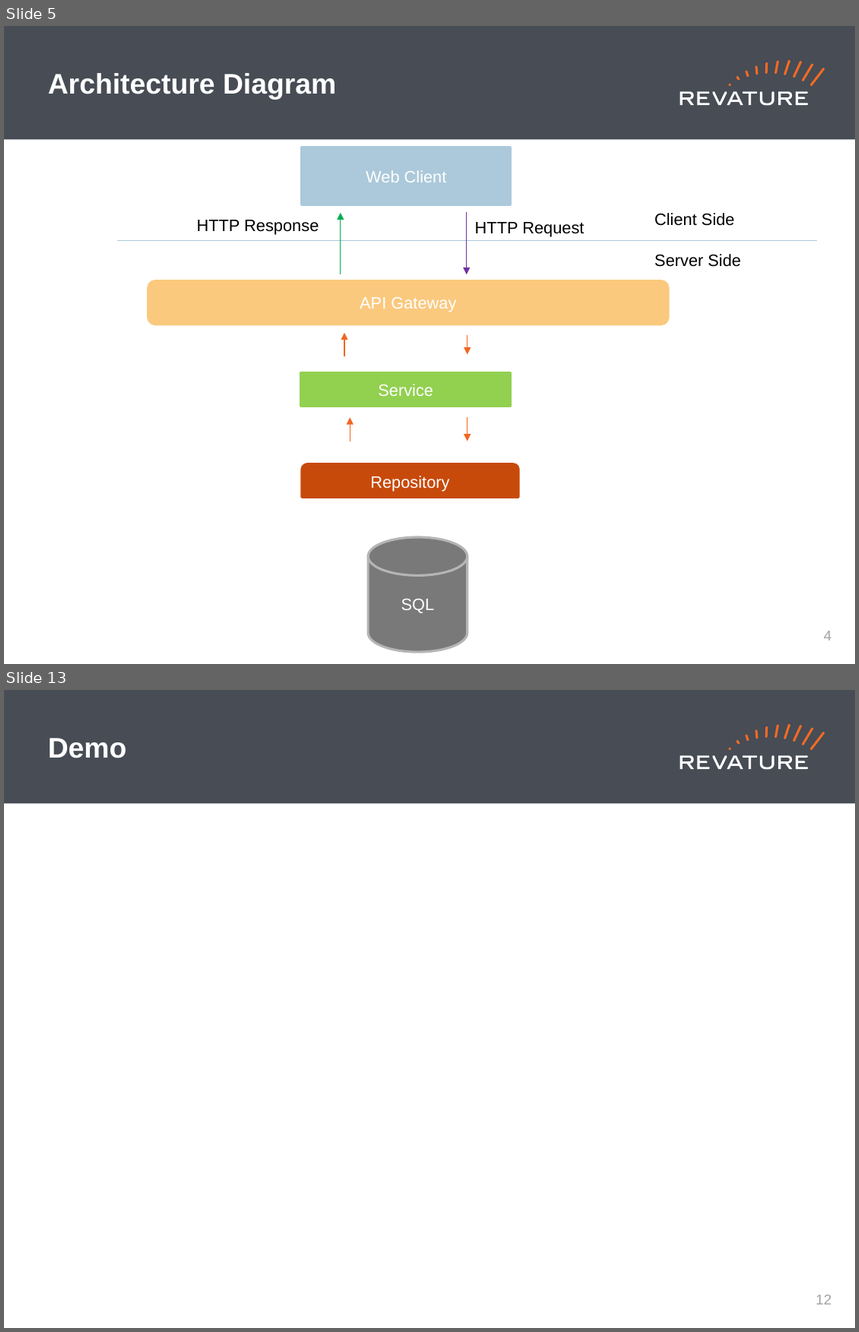
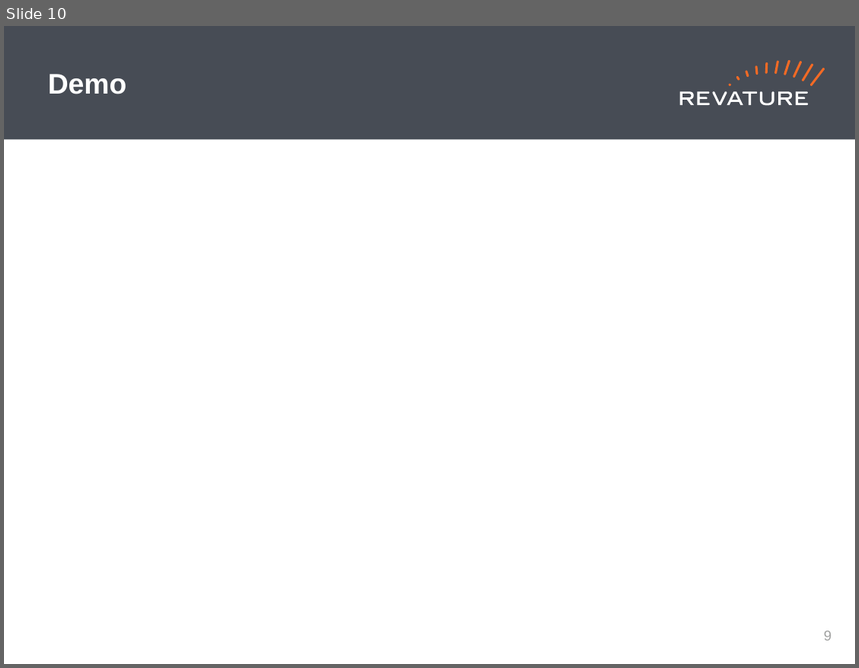
Before and after one commit to DavidKaza/skybank, a slide deck: Revature_PPT_Template (1).pptx. Shown one above the other, each under a label of ours: slides 5 and 13 before the commit, slide 10 after it; the slides between them are not shown. The pictures are 859x1332 and 859x668 pixels, drawn with LibreOffice and Linux fonts; fonts in the diff are those of the drawing. Boxes give left, top, right and bottom in pixels: in the first picture for what was removed or moved away, otherwise in the second. Text is boxed around its words. In the diff, an @@ line names an element or a change of style, - is before the commit and + after.

```diff
--- a/Revature_PPT_Template (1).pptx
+++ b/Revature_PPT_Template (1).pptx
@@ slide 5 removed at [4,26,855,664], background #FFFFFF; not listed: 19 template elements that a slide beside it also shows @@
@@ title removed at [48,73,336,99] @@
-Architecture Diagram
@@ rectangle removed at [302,148,510,205] @@
-Web Client
@@ text removed at [197,220,319,235] @@
-HTTP Response
@@ arrow removed from (340, 275) to (340, 212) @@
@@ arrow removed from (467, 212) to (467, 275) @@
@@ text removed at [475,222,584,237] @@
-HTTP Request
@@ text removed at [655,213,735,226] @@
-Client Side
@@ line removed from (117, 240) to (818, 240) @@
@@ text removed at [655,254,741,267] @@
-Server Side
@@ rounded rectangle removed at [148,281,668,325] @@
-API Gateway
@@ arrow removed from (344, 357) to (344, 333) @@
@@ arrow removed from (467, 335) to (467, 354) @@
@@ rectangle removed at [301,373,510,407] @@
-Service
@@ arrow removed from (350, 442) to (350, 417) @@
@@ arrow removed from (467, 417) to (467, 442) @@
@@ round same rect removed at [302,465,519,497] @@
-Repository
@@ cylinder removed at [368,537,468,652] @@
-SQL
@@ page number removed at [824,631,832,641] @@
-4
@@ what was slide 13 is now slide 10 @@
@@ page number at [824,631,832,641]: text changed @@
-12
+9
```
Also in this commit, not shown: 7 slides changed, 1 slide added, 3 other slides removed.
